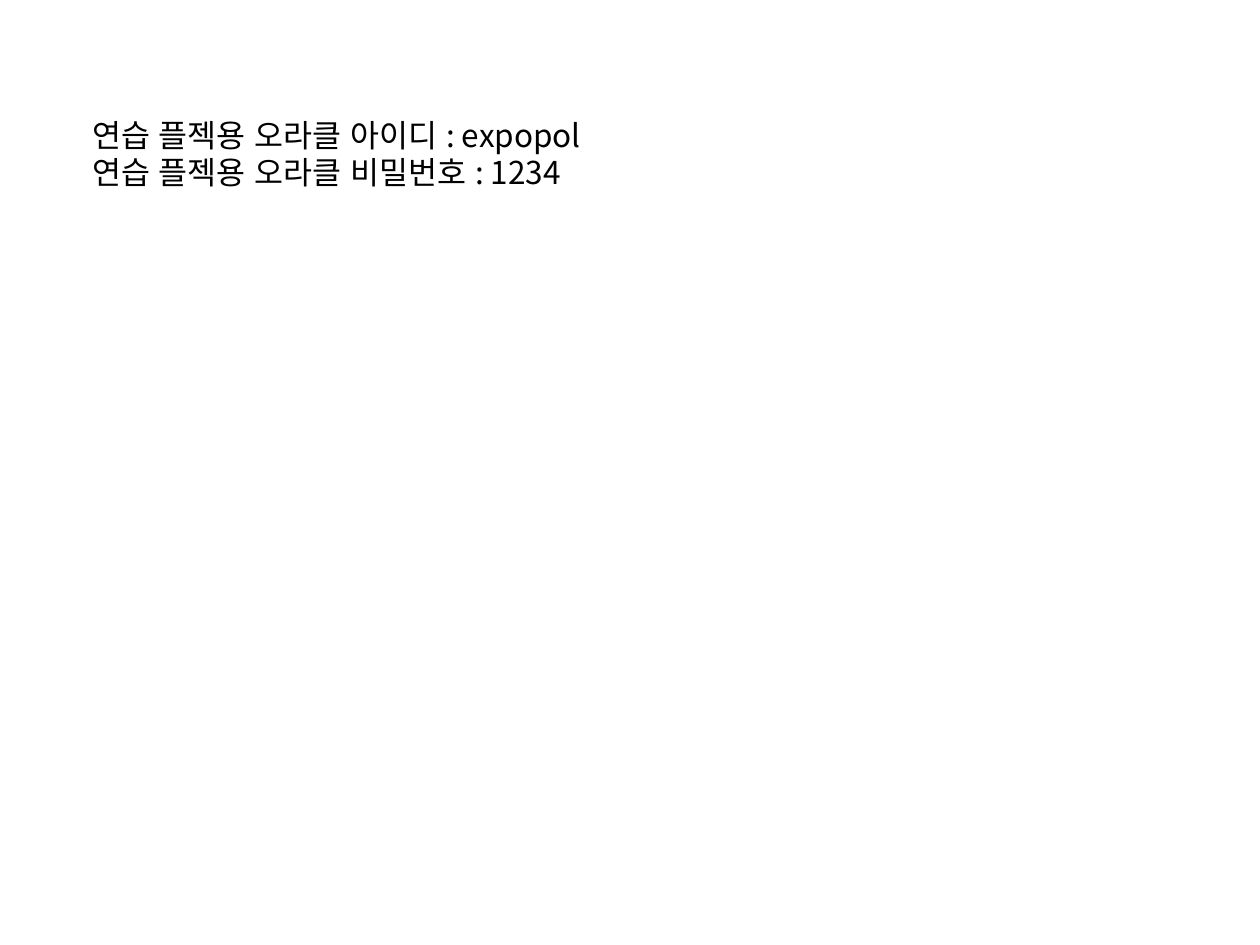
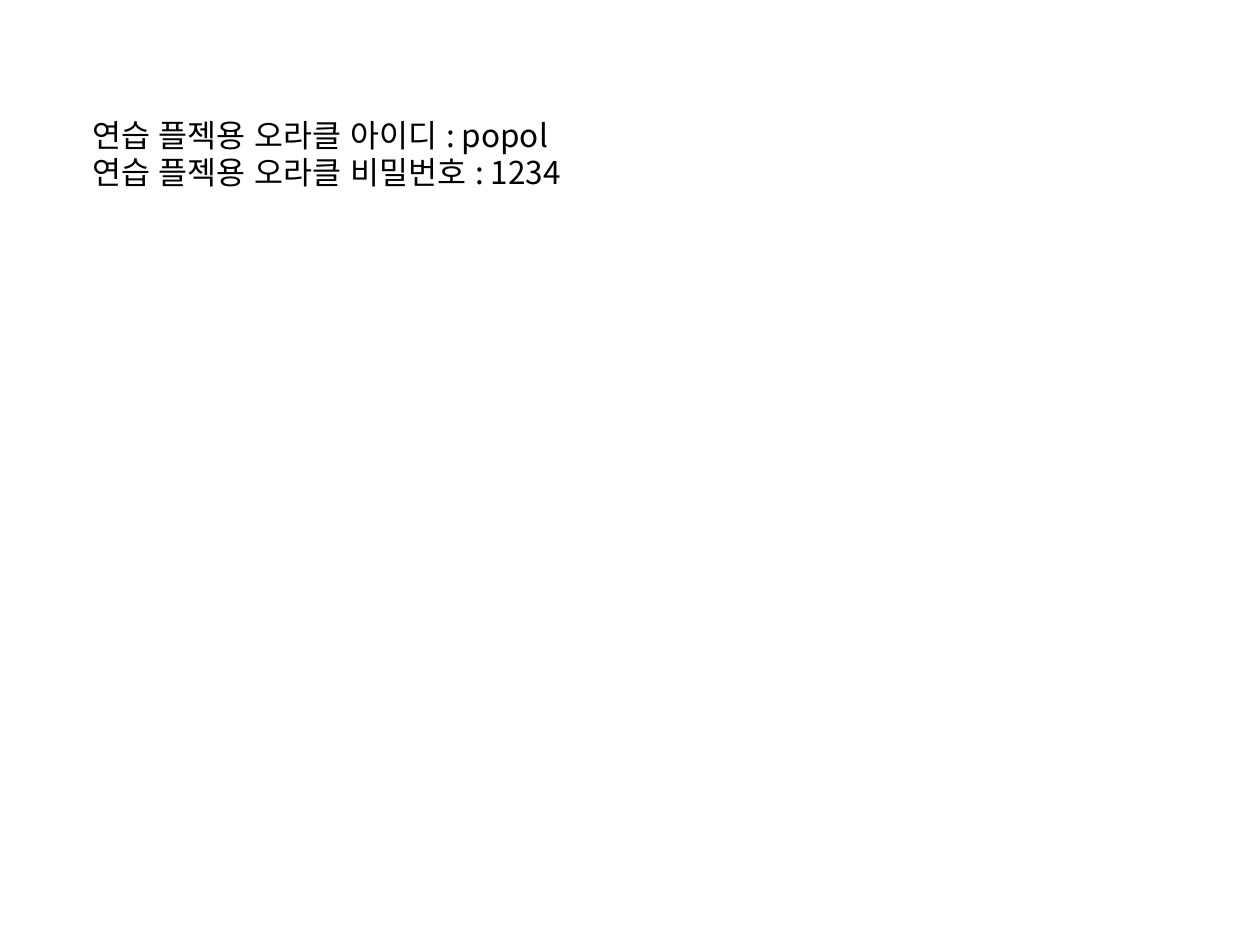
Before and after one commit to ddoolla/BoardProject, a slide deck: slide 4 of 프로젝트구상.pptx. Drawn at 1260x945 pixels with LibreOffice and Linux fonts; fonts in the diff are those of the drawing. Boxes give left, top, right and bottom in pixels: in the first picture for what was removed or moved away, otherwise in the second. Text is boxed around its words. In the diff, an @@ line names an element or a change of style, - is before the commit and + after.

```diff
--- a/프로젝트구상.pptx
+++ b/프로젝트구상.pptx
@@ text at bbox=[92, 121, 548, 155]: text changed @@
-연습 플젝용 오라클 아이디 : expopol
+연습 플젝용 오라클 아이디 : popol
```
Also in this commit, not shown: 21 other files.
